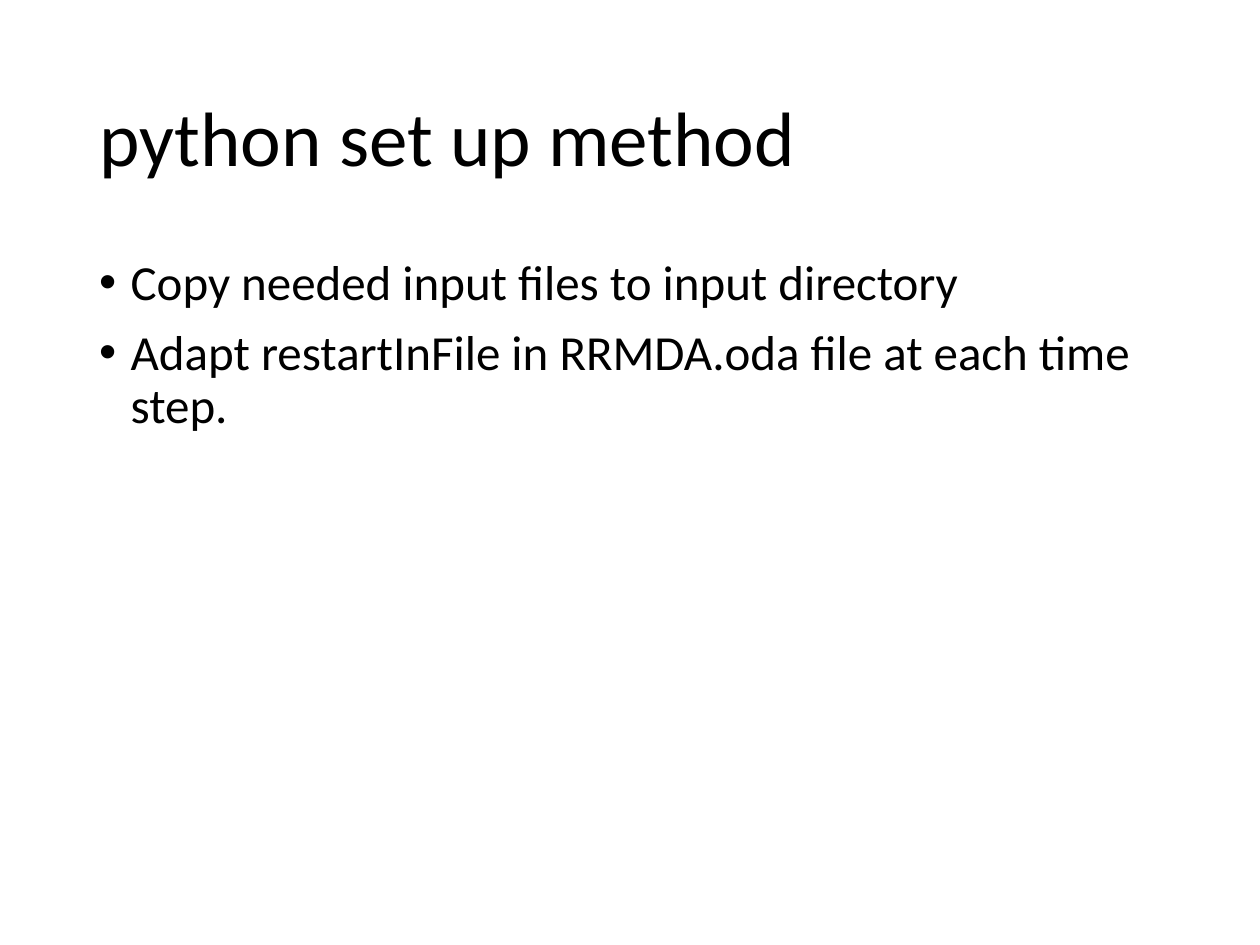
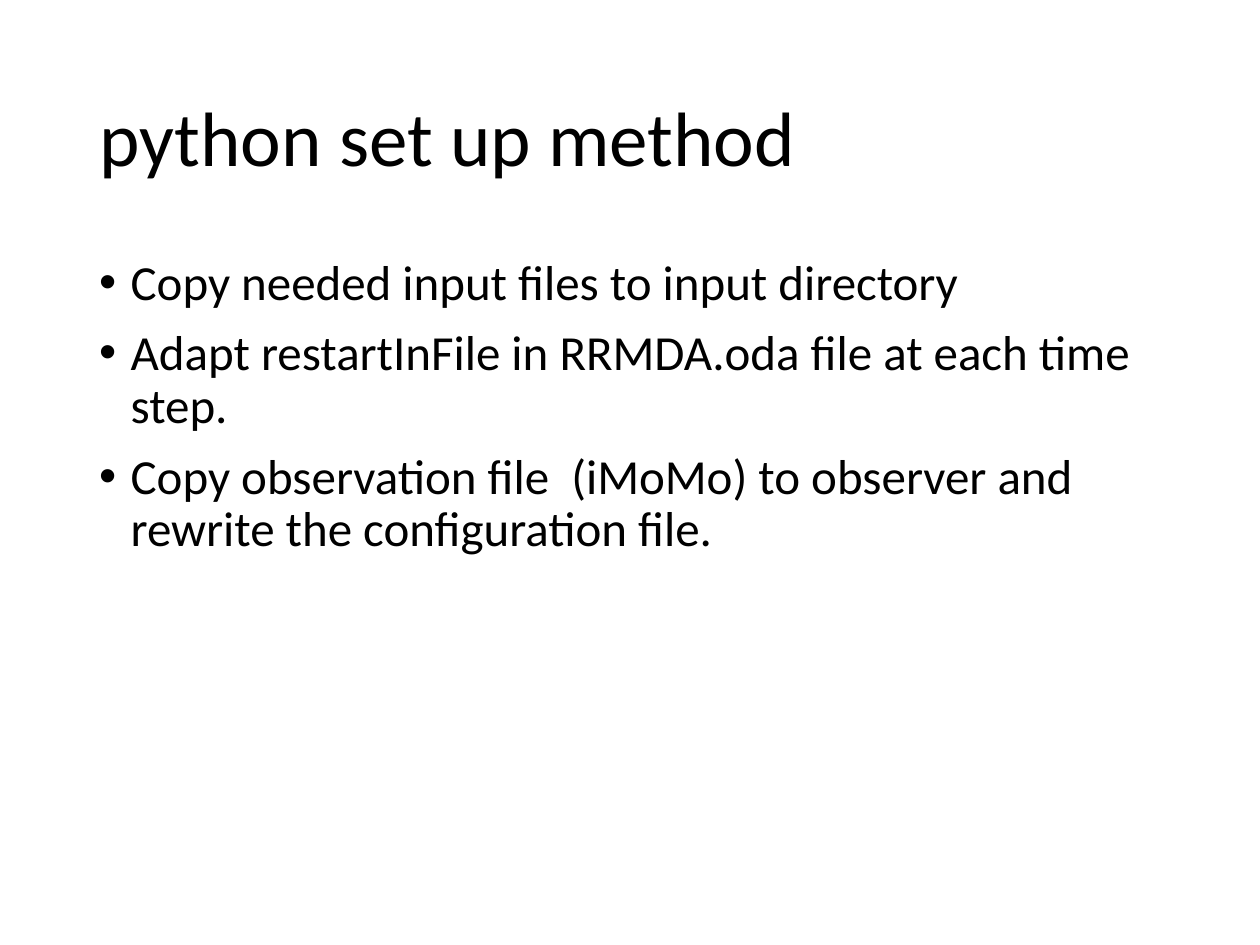
Before and after one commit to hydrosolutions/model_RRMDA_Themi, a slide deck: slide 4 of Layout-openDA_RRMDA_Themi.pptx. Drawn at 1260x945 pixels with LibreOffice and Linux fonts; fonts in the diff are those of the drawing. Boxes give left, top, right and bottom in pixels: in the first picture for what was removed or moved away, otherwise in the second. Text is boxed around its words. In the diff, an @@ line names an element or a change of style, - is before the commit and + after.

```diff
--- a/Layout-openDA_RRMDA_Themi.pptx
+++ b/Layout-openDA_RRMDA_Themi.pptx
@@ text at (x1=131, y1=458, x2=1073, y2=555): paragraph added @@
+• Copy observation file (iMoMo) to observer and rewrite the configuration file.
```
Also in this commit, not shown: 5 other files.
